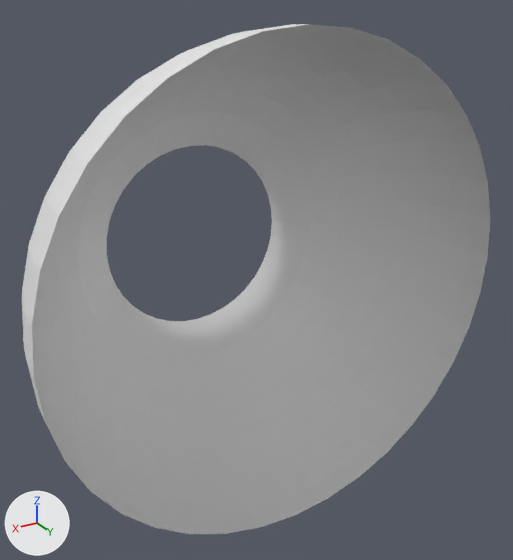
An edit to the OBJ model static/OBJfile/lattice.obj, drawn before and after from the same camera.
Rendered twice from a 50 mm camera at (13.9, 20.0, 11.5) aimed at (-0.6, -4.3, -0.7). The lights are fixed; the arrows at lower left show +X, +Y and +Z. Where no turn or scale is listed for an object, it has been applied to the vertices. Vertices at the same position are counted once.

Objects in the first picture: 'lattice'.
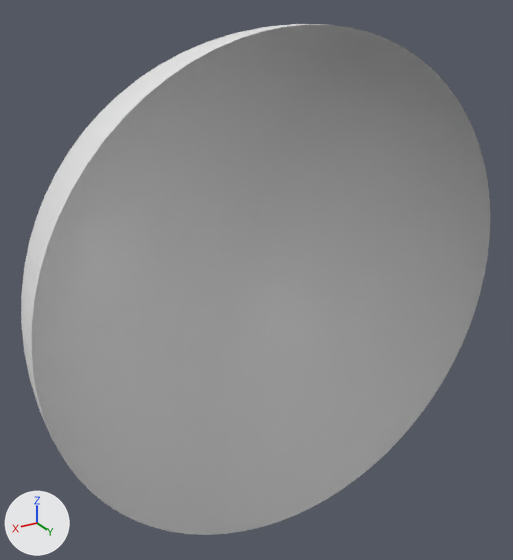
Commit message: add lattice model

Changed parts and their boxes (x1, y1, x2, y2) in the pictures (513 x 560 px):
'lattice', reshaped: before (22, 24, 490, 534); after (21, 24, 490, 535)
part 1 of me_lattice, added: after (21, 24, 490, 535)

Edits to the bpy script that builds the scene:
```text
Change me_lattice:
    used by ob_lattice; location = (0.0, 0.0, 0.0)
    remove me_lattice.from_pydata(...)  # 361 vertices, 324 faces; spans x -10.0..10.0, y -10.0..0.0, z -10.0..10.0
    add me_lattice.from_pydata(...)  # 3719 vertices, 7200 faces; spans x -10.0..10.0, y -10.0..0.0, z -10.0..10.0
    me_lattice part 1: 3358 vertices added at x -10.0..10.0, y -10.0..0.0, z -10.0..10.0
```
